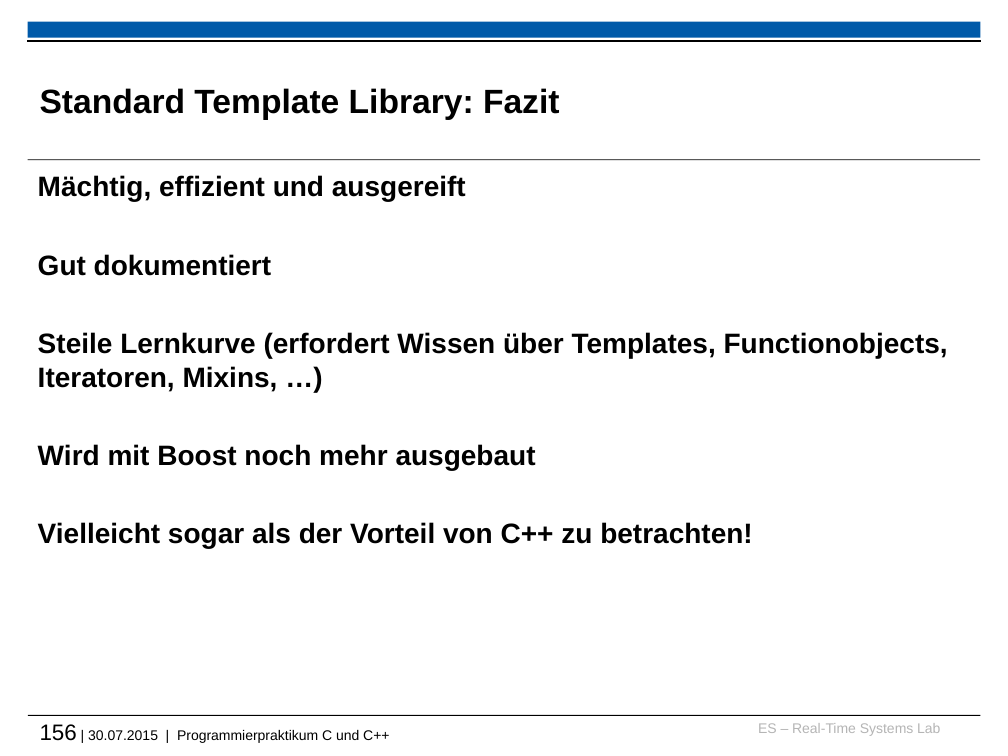
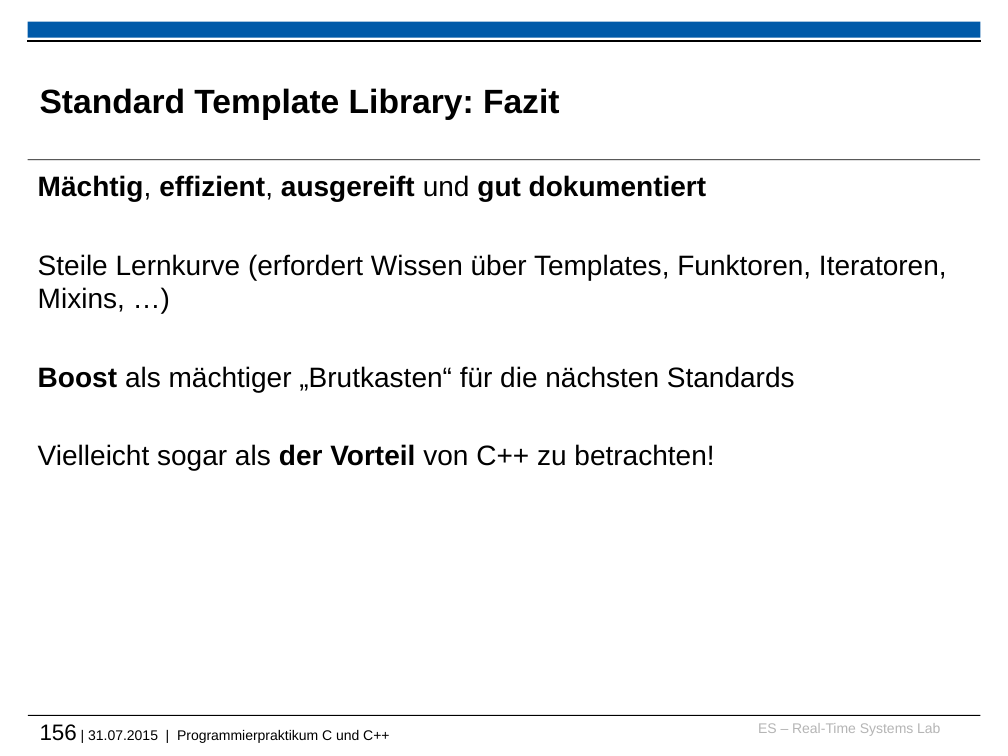
Before and after one commit to h82k/tud-cppp, a slide deck: slide 156 of vorlesung/cppp_lecture.pptx. Drawn at 1008x756 pixels with LibreOffice and Linux fonts; fonts in the diff are those of the drawing; background and template pictures are left out. Boxes give left, top, right and bottom in pixels: in the first picture for what was removed or moved away, otherwise in the second. Text is boxed around its words. In the diff, an @@ line names an element or a change of style, - is before the commit and + after.

```diff
--- a/vorlesung/cppp_lecture.pptx
+++ b/vorlesung/cppp_lecture.pptx
@@ text at (38, 175, 947, 392): text changed; bold off @@
-Mächtig, effizient und ausgereift
-Gut dokumentiert
-Steile Lernkurve (erfordert Wissen über Templates, Functionobjects, Iteratoren, Mixins, …)
-Wird mit Boost noch mehr ausgebaut
+Mächtig, effizient, ausgereift und gut dokumentiert
+Steile Lernkurve (erfordert Wissen über Templates, Funktoren, Iteratoren, Mixins, …)
+Boost als mächtiger „Brutkasten“ für die nächsten Standards
@@ text at (38, 444, 714, 470): bold off in "Vielleicht sogar als von C++ zu betrachten!" @@
@@ text at (40, 724, 389, 743): text changed @@
-156 | 30.07.2015 | Programmierpraktikum C und C++
+156 | 31.07.2015 | Programmierpraktikum C und C++
```
Also in this commit, not shown: 15 other slides changed, 1 other file.
